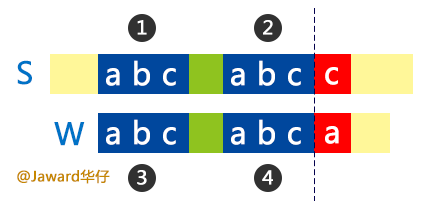
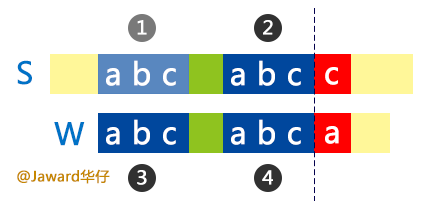
Comparing the layer stacks of the two 433×210 images. Changes:
added layer "遮罩" (35%) above "S" over [left=98, top=14, right=189, bottom=94]
